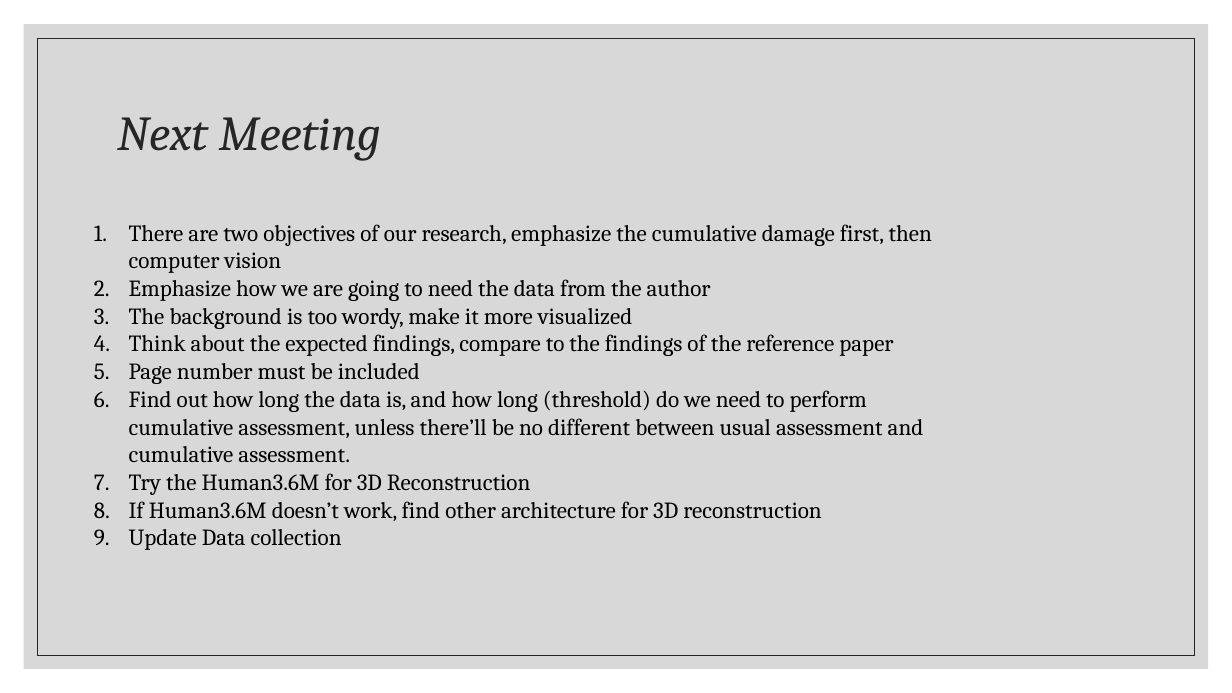
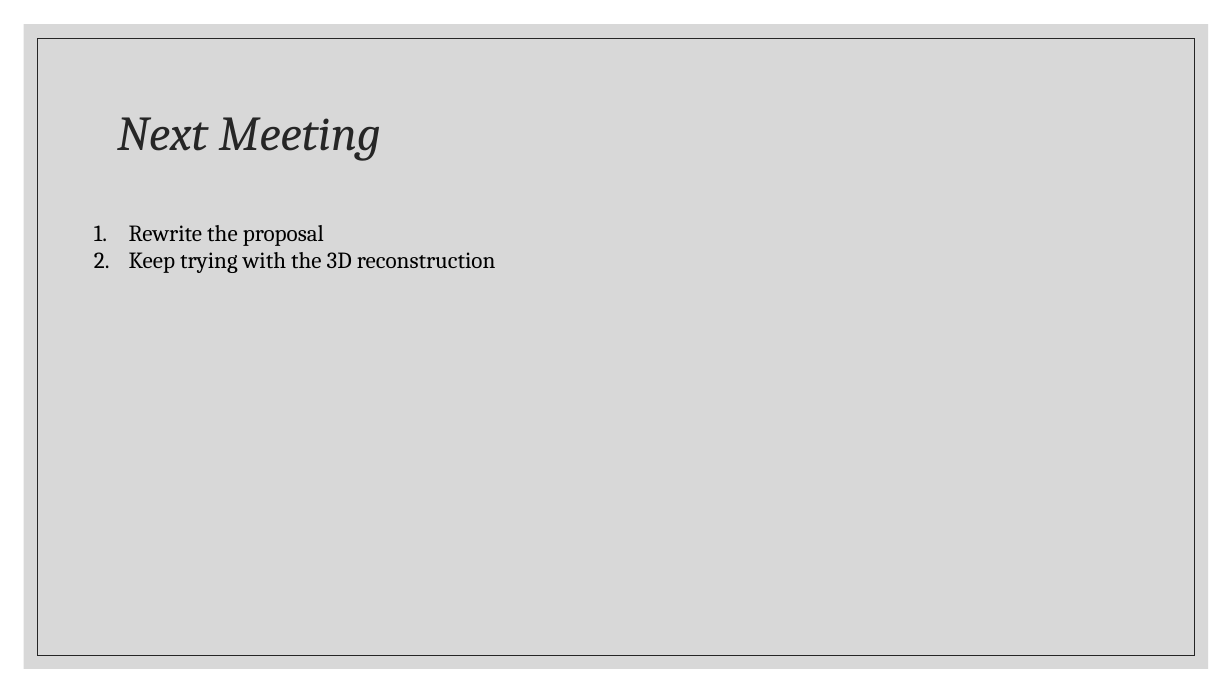
Before and after one commit to Albertlor/URECA, a slide deck: slide 13 of Meeting_Materials/Ergonomics Sembreak Week 4.pptx (slide 6 before the commit). Drawn at 1232x693 pixels with LibreOffice and Linux fonts; fonts in the diff are those of the drawing. Boxes give left, top, right and bottom in pixels: in the first picture for what was removed or moved away, otherwise in the second. Text is boxed around its words. In the diff, an @@ line names an element or a change of style, - is before the commit and + after.

Commit message:
Updated meeting materials

```diff
--- a/Meeting_Materials/Ergonomics Sembreak Week 4.pptx
+++ b/Meeting_Materials/Ergonomics Sembreak Week 4.pptx
@@ text at [129, 225, 496, 273]: text changed @@
-1. There are two objectives of our research, emphasize the cumulative damage first, then computer vision
-2. Emphasize how we are going to need the data from the author
-3. The background is too wordy, make it more visualized
-4. Think about the expected findings, compare to the findings of the reference paper
-5. Page number must be included
-6. Find out how long the data is, and how long (threshold) do we need to perform cumulative assessment, unless there’ll be no different between usual assessment and cumulative assessment.
-7. Try the Human3.6M for 3D Reconstruction
-8. If Human3.6M doesn’t work, find other architecture for 3D reconstruction
-9. Update Data collection
+1. Rewrite the proposal
+2. Keep trying with the 3D reconstruction
```
Also in this commit, not shown: 2 other slides changed, 7 slides added.
